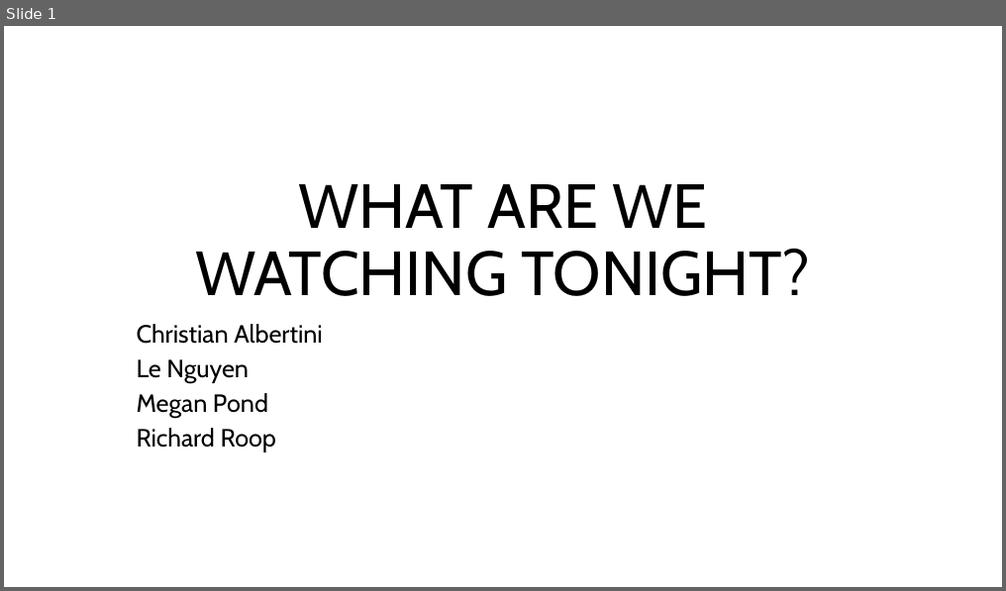
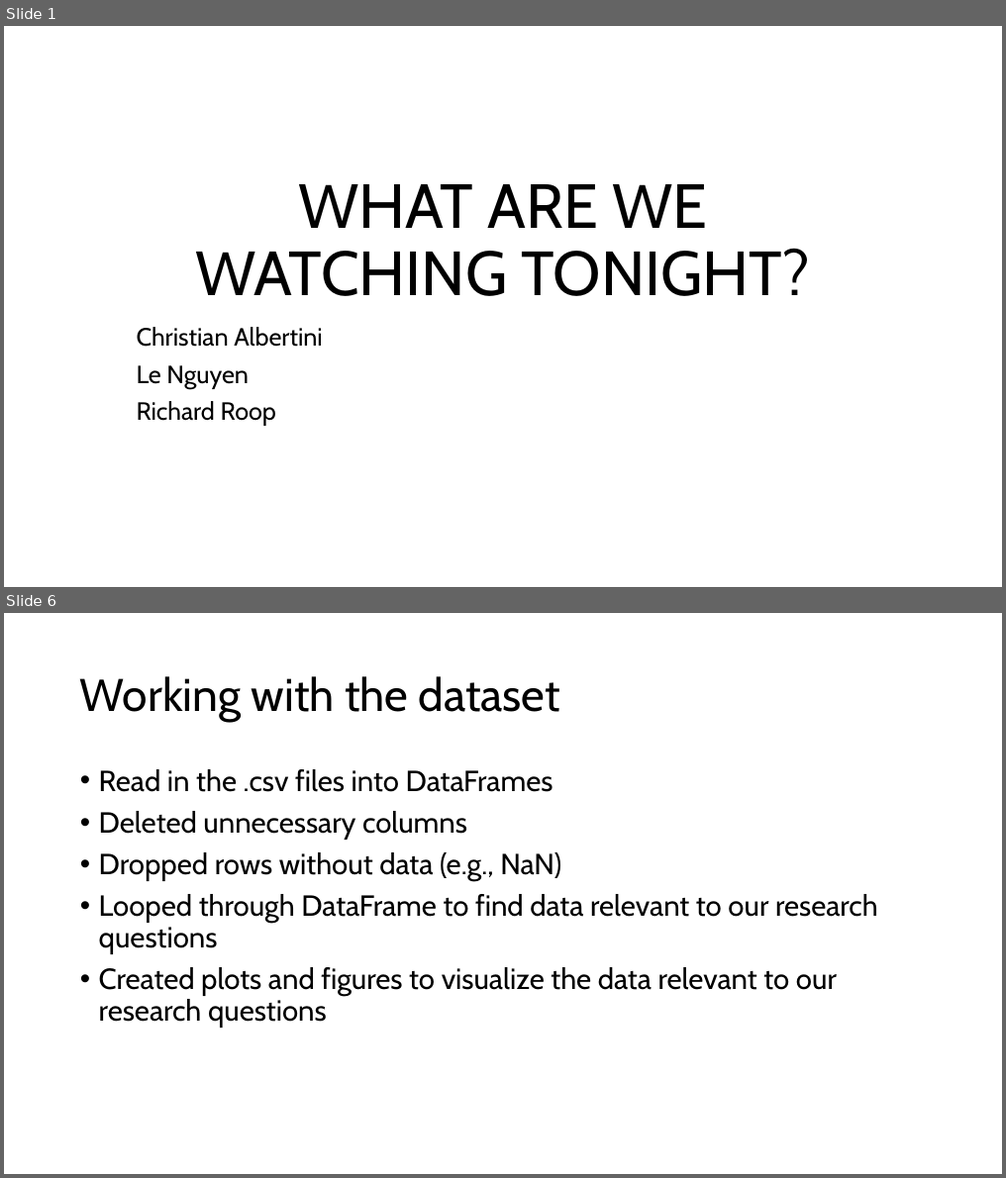
Before and after one commit to Christian-Albertini/UNC-Project-1, a slide deck: what_are_we_watching_tonight.pptx. Shown one above the other, each under a label of ours: slide 1 before the commit, slides 1 and 6 after it; the slides between them are not shown. The pictures are 1006x591 and 1006x1178 pixels, drawn with LibreOffice and Linux fonts; fonts in the diff are those of the drawing. Boxes give left, top, right and bottom in pixels: in the first picture for what was removed or moved away, otherwise in the second. Text is boxed around its words. In the diff, an @@ line names an element or a change of style, - is before the commit and + after.

```diff
--- a/what_are_we_watching_tonight.pptx
+++ b/what_are_we_watching_tonight.pptx
@@ slide 6 added at bbox=[4, 613, 1002, 1174], background #FFFFFF @@
@@ title added at bbox=[80, 676, 560, 722], 44 pt, text #000000 @@
+Working with the dataset
@@ text added at bbox=[99, 769, 878, 1028], 28 pt, text #000000 @@
+• Read in the .csv files into DataFrames
+• Deleted unnecessary columns
+• Dropped rows without data (e.g., NaN)
+• Looped through DataFrame to find data relevant to our research questions
+• Created plots and figures to visualize the data relevant to our research questions
@@ slide 1 changed as well @@
@@ subtitle "Christian Albertini" at bbox=[137, 327, 322, 426]: line spacing 0.8 to 0.9 @@
@@ subtitle at bbox=[137, 393, 268, 418]: paragraph removed @@
-Megan Pond
```
Also in this commit, not shown: 12 other slides added, 1 slide removed.
